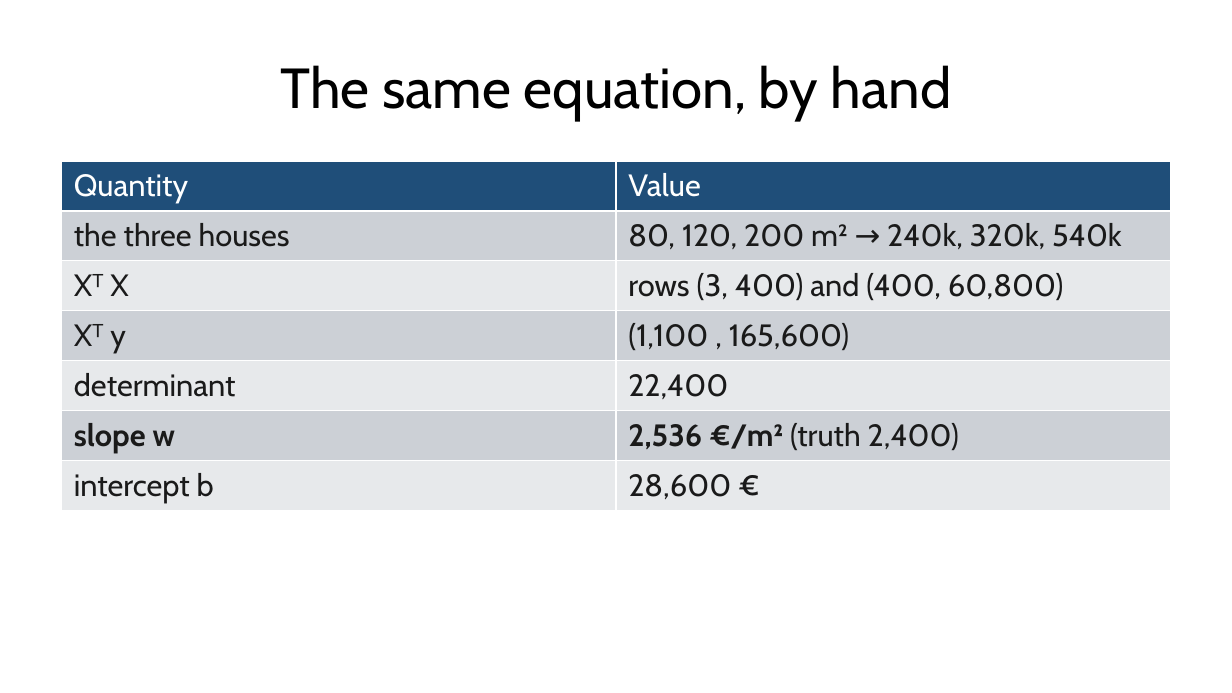
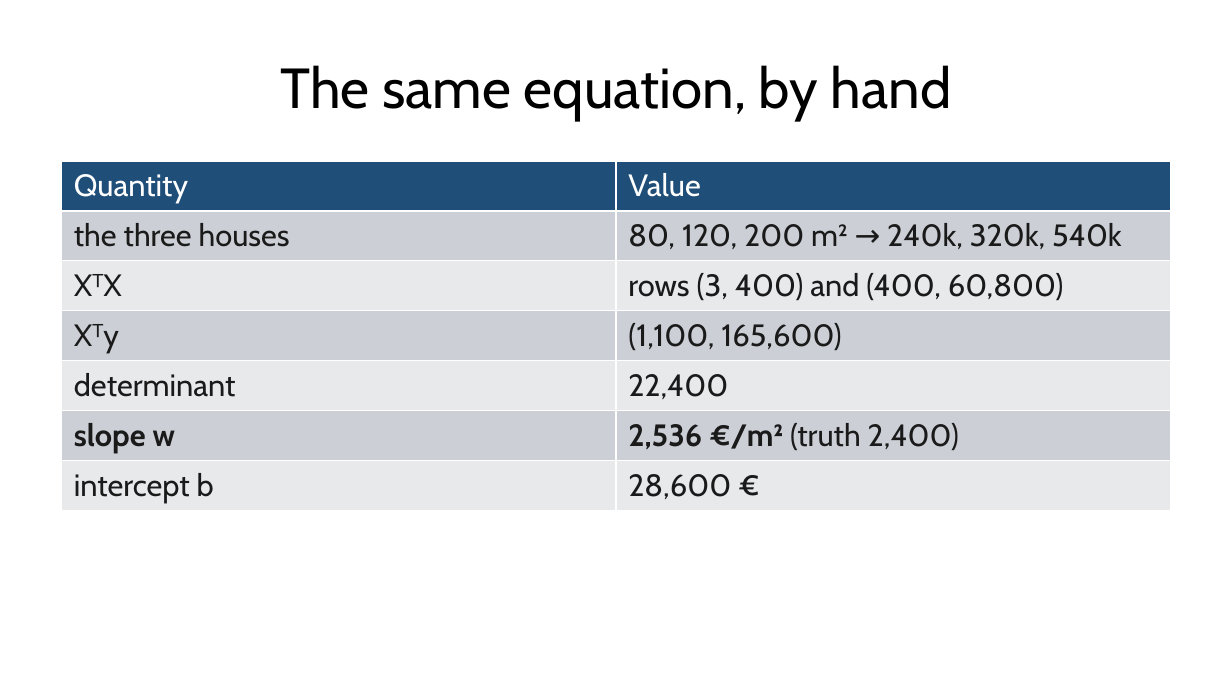
Before and after one commit to fabioantonini/technologies-for-artificial-intelligence, a slide deck: slide 15 of Lessons/03_regression/Slides/regression_slides.pptx. Drawn at 1232x693 pixels with LibreOffice and Linux fonts; fonts in the diff are those of the drawing; background and template pictures are left out. Boxes give left, top, right and bottom in pixels: in the first picture for what was removed or moved away, otherwise in the second. Text is boxed around its words. In the diff, an @@ line names an element or a change of style, - is before the commit and + after.

```diff
--- a/Lessons/03_regression/Slides/regression_slides.pptx
+++ b/Lessons/03_regression/Slides/regression_slides.pptx
@@ table at [62, 161, 1170, 618] @@
-row 3, column 1: Xᵀ X
+row 3, column 1: XᵀX
-row 4, column 1: Xᵀ y
+row 4, column 1: Xᵀy
-row 4, column 2: (1,100 , 165,600)
+row 4, column 2: (1,100, 165,600)
```
Also in this commit, not shown: 1 other slide changed, 2 other files.
